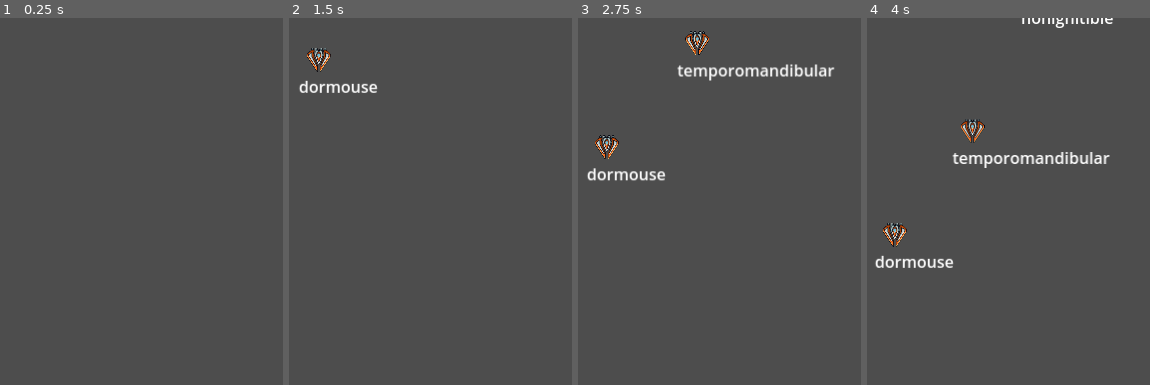
Above: before the commit, frames 1-4 (left to right).
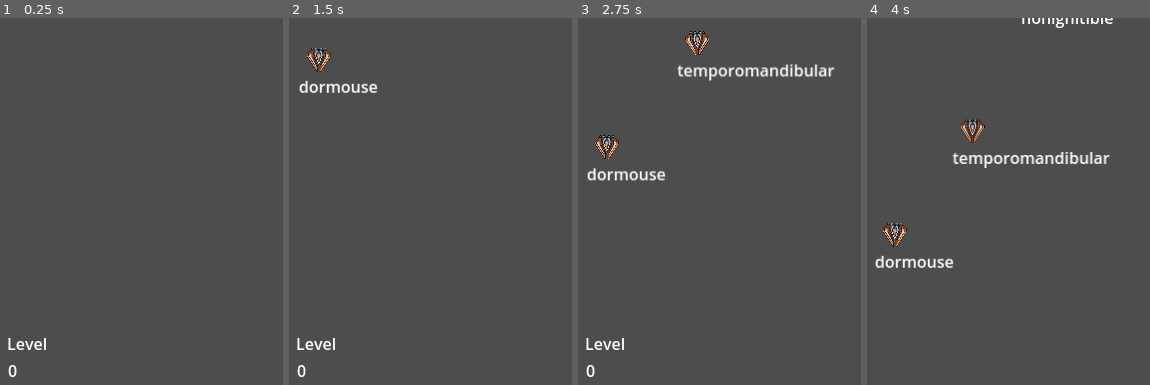
Above: after the commit, the same moments.

Repository: emilabraham/SimpleType
Game: Godot game, scene res://main.tscn
Two runs of this game, one before a commit and one after it. Both use one fixed random seed, a clock stepped at 60 frames per second and the inputs below. The engine's default icon, where the game draws it, is replaced by a stand-in: a white triangle on a blue panel in a dark square.
Inputs:
- Up to frame 1 (0.25 s): no input
- Up to frame 2 (1.5 s): tap Enter at 0.5 s; tap Space at 1.25 s
- Up to frame 3 (2.75 s): no input
- Up to frame 4 (4 s): no input
The pictures show only the part of the screen within x 47-97%, y 8-58%; the shares and areas given below are measured in that part.

The runs differ from the first frame. In frame 1, 0.3% of the frame differs, in the area x 2-17%, y 87-98%; in frame 2, 0.3%; in frame 3, 0.3%; in frame 4, nothing differs.

Commit message:
start working on level screen

Diff:
--- a/GameOver.gd
+++ b/GameOver.gd
@@ -5,7 +5,6 @@
 func _ready():
 	visible = false
 
-
 # Called every frame. 'delta' is the elapsed time since the previous frame.
 func _process(_delta):
 	pass
--- a/MapState.gd
+++ b/MapState.gd
@@ -1,6 +1,7 @@
 extends Node
 
 signal emit_spawn
+signal new_level
 
 var game_data = {}
 var level_index = 0
@@ -58,6 +59,7 @@
 func get_next_level():
 	level_index = level_index + 1
 	map = game_data[level_index]
+	new_level.emit(level_index)
 	map_index = -1
 
 # increment the map index and then spawn the new enemy
--- /dev/null
+++ b/level_number_label.gd
@@ -0,0 +1,15 @@
+extends Label
+
+var level = 0
+
+# Called when the node enters the scene tree for the first time.
+func _ready() -> void:
+	text = str(level)
+
+# Called every frame. 'delta' is the elapsed time since the previous frame.
+func _process(_delta: float) -> void:
+	pass
+
+func set_level(input_level) -> void:
+	level = input_level
+	text = str(level)
--- /dev/null
+++ b/level_screen.gd
@@ -0,0 +1,16 @@
+extends CanvasLayer
+
+
+# Called when the node enters the scene tree for the first time.
+func _ready() -> void:
+	visible = false
+
+# Called every frame. 'delta' is the elapsed time since the previous frame.
+func _process(_delta: float) -> void:
+	pass
+
+func _on_update_level(level):
+	$LevelNumberLabel.set_level(level)
+	visible = true
+	await get_tree().create_timer(3).timeout
+	visible = false
--- a/main.gd
+++ b/main.gd
@@ -14,9 +14,9 @@
 func _ready():
 	$MapState.load_game_data()
 	$MapState.get_next_level()
-	#load_next_level()
-	#time_start = Time.get_unix_time_from_system()
 	$HUD.emit_highest_score.connect($GameOver._on_update_highest_score)
+	$MapState.new_level.connect($LevelScreen._on_update_level)
+	$MapState.new_level.emit(0)
 
 # Called every frame. 'delta' is the elapsed time since the previous frame.
 func _process(_delta):
--- a/main.tscn
+++ b/main.tscn
@@ -1,19 +1,22 @@
-[gd_scene load_steps=10 format=3 uid="uid://bh042utk4jn1a"]
+[gd_scene load_steps=12 format=3 uid="uid://bh042utk4jn1a"]
 
 [ext_resource type="Script" path="res://main.gd" id="1_qnr2i"]
 [ext_resource type="Script" path="res://GameOver.gd" id="2_ds1sh"]
 [ext_resource type="Script" path="res://HighScoreLabel.gd" id="3_ad1dl"]
 [ext_resource type="PackedScene" uid="uid://d042jju7p3wxg" path="res://hud.tscn" id="3_at8w2"]
 [ext_resource type="Script" path="res://Healthbar.gd" id="5_2fgyf"]
+[ext_resource type="Script" path="res://level_number_label.gd" id="5_231vu"]
 [ext_resource type="Texture2D" uid="uid://clftvvcsnvpia" path="res://assets/Spaceship_01_YELLOW.png" id="5_s05e3"]
 [ext_resource type="Script" path="res://Ship.gd" id="6_0i4ph"]
 [ext_resource type="Texture2D" uid="uid://cp8pugej6vqu5" path="res://assets/Item 3-1.png.png" id="6_7bhbv"]
 [ext_resource type="Script" path="res://MapState.gd" id="9_2x0os"]
+[ext_resource type="Script" path="res://level_screen.gd" id="10_i5klu"]
 
 [node name="Main" type="Node"]
 script = ExtResource("1_qnr2i")
 
 [node name="GameOver" type="CanvasLayer" parent="."]
+visible = false
 script = ExtResource("2_ds1sh")
 
 [node name="GameOverLabel" type="Label" parent="GameOver"]
@@ -32,6 +35,26 @@
 offset_right = 298.0
 offset_bottom = 424.0
 script = ExtResource("3_ad1dl")
+
+[node name="LevelScreen" type="CanvasLayer" parent="."]
+script = ExtResource("10_i5klu")
+
+[node name="LevelLabel" type="Label" parent="LevelScreen"]
+offset_left = 259.0
+offset_top = 376.0
+offset_right = 351.0
+offset_bottom = 399.0
+size_flags_horizontal = 4
+text = "Level"
+horizontal_alignment = 1
+vertical_alignment = 1
+
+[node name="LevelNumberLabel" type="Label" parent="LevelScreen"]
+offset_left = 285.0
+offset_top = 403.0
+offset_right = 325.0
+offset_bottom = 426.0
+script = ExtResource("5_231vu")
 
 [node name="HUD" parent="." instance=ExtResource("3_at8w2")]
 
